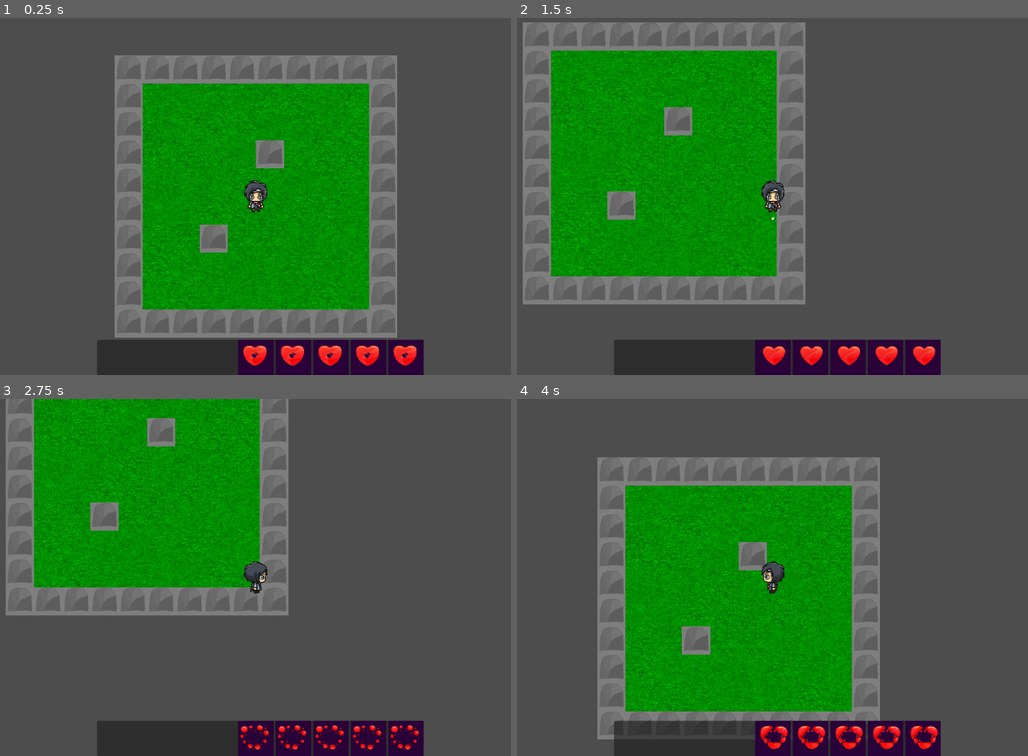
Above: before the commit, frames 1-4 (two rows, left to right).
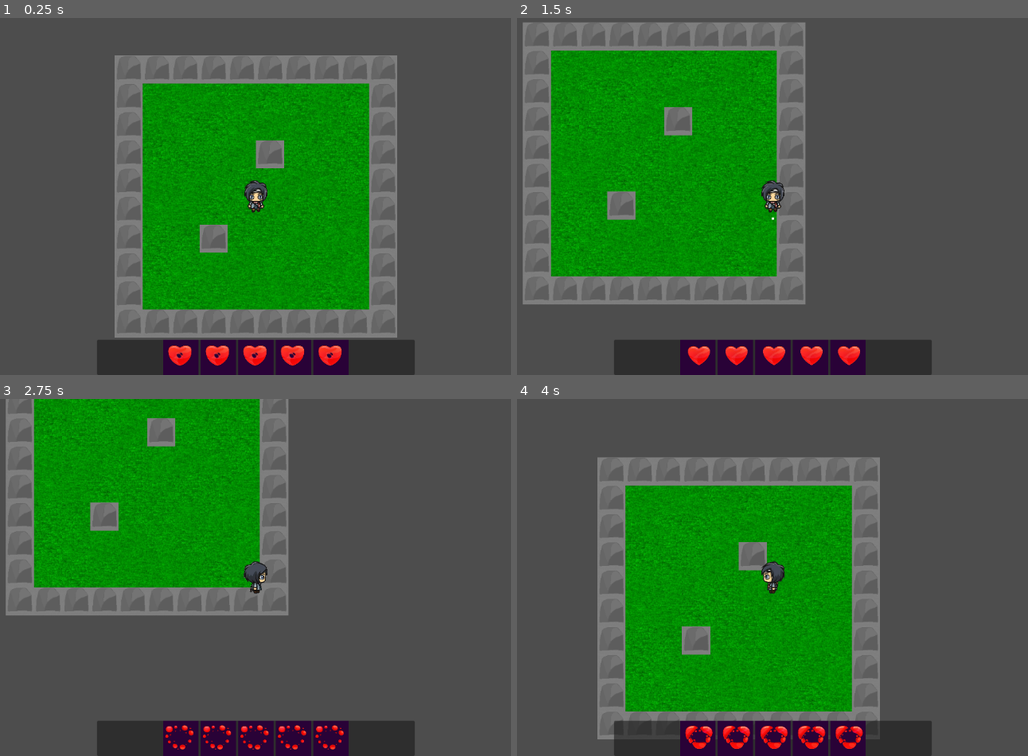
Above: after the commit, the same moments.

Repository: Ghost-Element/Anastasis
Game: Godot game, scene res://scenes/game.tscn
Same seed, same stepped clock (60 frames per second), same inputs: the game is played once before the commit and once after it.
Inputs:
- Up to frame 1 (0.25 s): no input
- Up to frame 2 (1.5 s): tap Enter at 0.5 s; hold D (move_right) 0.53-1.28 s; tap J (basic_atk) at 0.6, 1.35 s; tap Space (jump) at 0.77 s; hold S (move_down) from 1.28 s (still down)
- Up to frame 3 (2.75 s): tap Space (jump) at 1.52 s; release S (move_down) at 2.03 s; hold D (move_right) from 2.03 s (still down); tap J (basic_atk) at 2.1 s
- Up to frame 4 (4 s): release D (move_right) at 2.78 s; hold W (move_up) 2.78-3.53 s; tap J (basic_atk) at 2.85, 3.6 s; tap Space (jump) at 3.02, 3.77 s; hold A (move_left) from 3.53 s (still down)

The runs differ from the first frame. In frame 1, 2.7% of the frame differs, in the area x 31-83%, y 90-100%; in frame 2, 2.7%; in frame 3, 2.7%; in frame 4, 2.7%.

Commit message:
HPbar changes
fixed alignment
Problem: Each hearts X-Achsis is as big as parent container

Diff:
--- a/anastasis/scenes/heart.gd
+++ b/anastasis/scenes/heart.gd
@@ -19,7 +19,9 @@
 		return
 	var frame_size = frame_texture.get_size()
 	var target_size = size
-
+	print("Size: "+str(size))
+	if(size.x != size.y):
+		size.x = size.y
 	# Calculate uniform scale factor (preserve aspect ratio)
 	var scale_factor = min(target_size.x / frame_size.x, target_size.y / frame_size.y)
 	sprite.scale = Vector2.ONE * scale_factor
--- a/anastasis/scenes/heart.tscn
+++ b/anastasis/scenes/heart.tscn
@@ -75,8 +75,6 @@
 anchor_bottom = 1.0
 grow_horizontal = 2
 grow_vertical = 2
-size_flags_horizontal = 3
-size_flags_vertical = 3
 script = ExtResource("1_ycbwg")
 
 [node name="AnimatedSprite2D" type="AnimatedSprite2D" parent="."]
